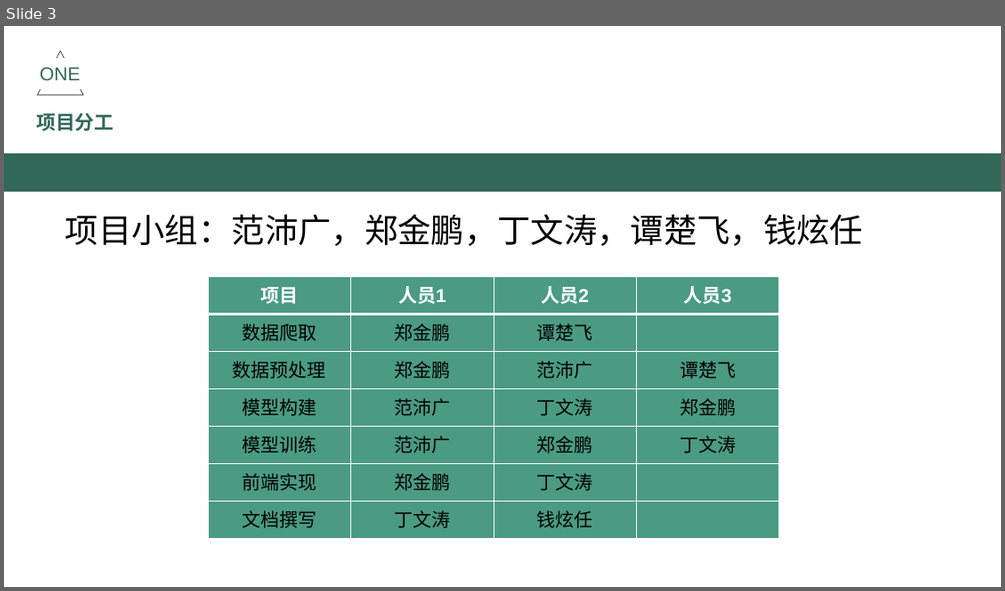
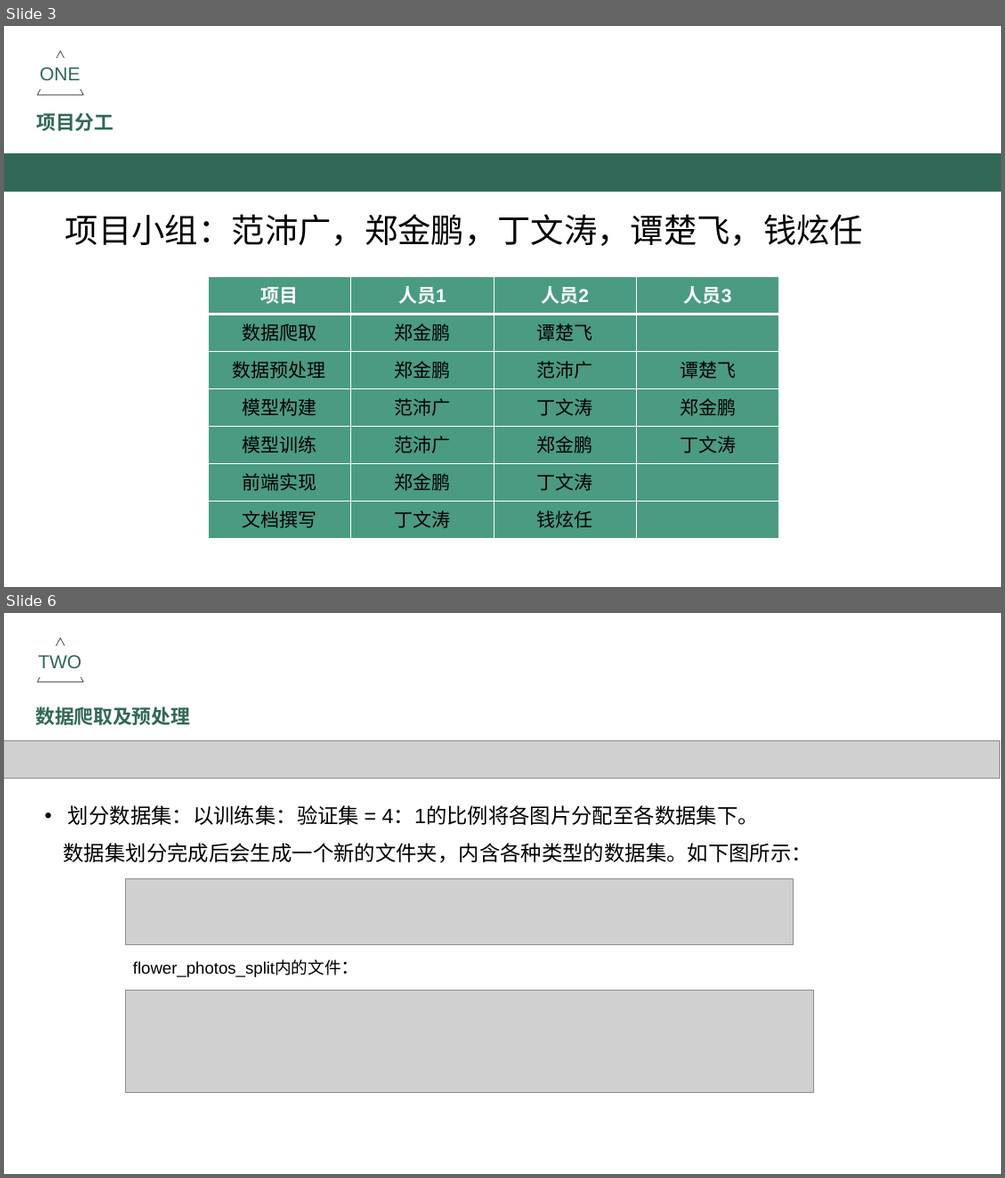
Before and after one commit to zh-jp/flower-recognition, a slide deck: 答辩PPT.pptx. Shown one above the other, each under a label of ours: slide 3 before the commit, slides 3 and 6 after it; the slides between them are not shown. The pictures are 1005x591 and 1005x1178 pixels, drawn with LibreOffice and Linux fonts; fonts in the diff are those of the drawing; grey boxes stand for pictures. Boxes give left, top, right and bottom in pixels: in the first picture for what was removed or moved away, otherwise in the second. Text is boxed around its words. In the diff, an @@ line names an element or a change of style, - is before the commit and + after.

Commit message:
完成任务书与答辩PPT

```diff
--- a/答辩PPT.pptx
+++ b/答辩PPT.pptx
@@ slide 6 added at [4, 613, 1001, 1174], background #FFFFFF @@
@@ triangle added at [38, 638, 83, 682], outline #1F1F1F 0.5 pt @@
@@ rectangle added at [31, 647, 90, 676], fill #FFFFFF, outline #FFFFFF 0.75 pt, 18 pt, text #316857 @@
+TWO
@@ text added at [35, 706, 190, 725], 18.7 pt, text #316857, bold @@
+数据爬取及预处理
@@ picture added at [4, 740, 999, 779] @@
@@ text added at [64, 805, 812, 863], 20 pt, text #000000 @@
+• 划分数据集：以训练集：验证集 = 4：1的比例将各图片分配至各数据集下。
+数据集划分完成后会生成一个新的文件夹，内含各种类型的数据集。如下图所示：
@@ picture added at [126, 879, 793, 944] @@
@@ text added at [133, 961, 341, 977], 16 pt, text #000000 @@
+flower_photos_split内的文件：
@@ picture added at [126, 989, 814, 1093] @@
```
Also in this commit, not shown: 2 slides changed, 4 other slides added, 2 slides removed, 2 other files.
